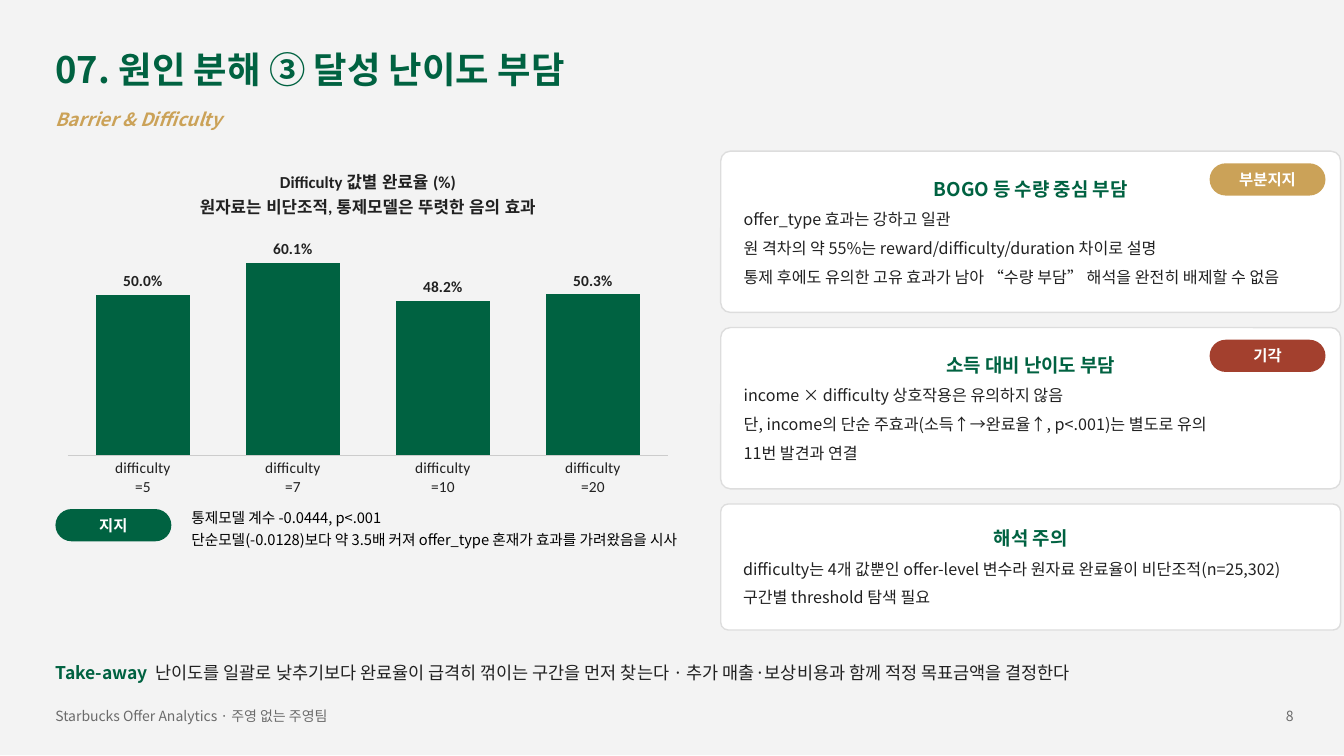
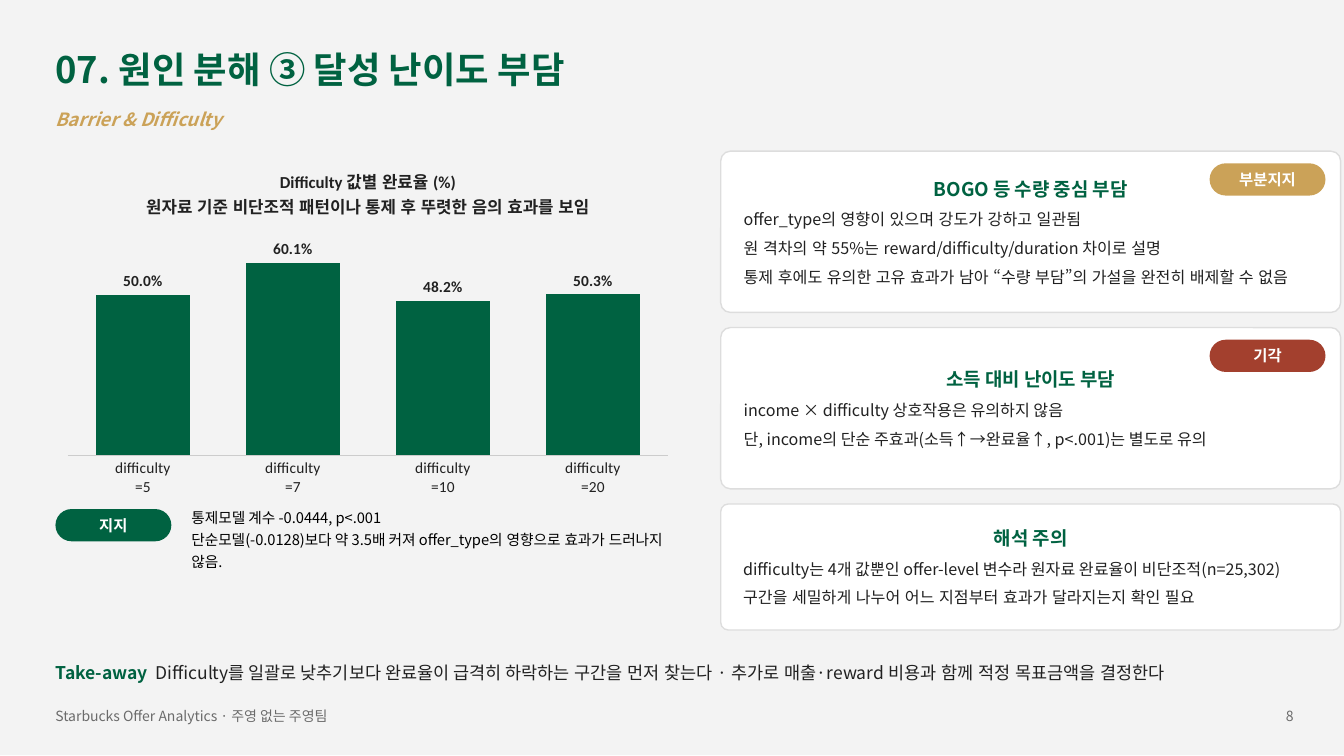
Before and after one commit to Sicheol-Pyo/ai-data-bootcamp, a slide deck: slide 8 of project_2/주영 없는 주영팀 Project2 발표자료.pptx. Drawn at 1344x756 pixels with LibreOffice and Linux fonts; fonts in the diff are those of the drawing. Boxes give left, top, right and bottom in pixels: in the first picture for what was removed or moved away, otherwise in the second. Text is boxed around its words. In the diff, an @@ line names an element or a change of style, - is before the commit and + after.

Commit message:
Project2 발표자료 및 대시보드 최종

```diff
--- a/project_2/주영 없는 주영팀 Project2 발표자료.pptx
+++ b/project_2/주영 없는 주영팀 Project2 발표자료.pptx
@@ column chart at (55, 151, 681, 504) @@
@@ title "Difficulty 값별 완료율 (%) 원자료는 비단조적, 통제모델은 뚜렷한 음의 효과" to "Difficulty 값별 완료율 (%) 원자료 기준 비단조적 패턴이나 통제 후 뚜렷한 음의 효과를 보임" @@
@@ text in rounded rectangle at (744, 211, 1082, 229): text changed @@
-offer_type 효과는 강하고 일관
+offer_type의 영향이 있으며 강도가 강하고 일관됨
@@ text in rounded rectangle at (744, 269, 1288, 285): text changed @@
-통제 후에도 유의한 고유 효과가 남아 “수량 부담” 해석을 완전히 배제할 수 없음
+통제 후에도 유의한 고유 효과가 남아 “수량 부담”의 가설을 완전히 배제할 수 없음
@@ text in rounded rectangle at (744, 445, 858, 461): paragraph removed @@
-11번 발견과 연결
@@ text at (191, 532, 663, 568): text changed @@
-단순모델(-0.0128)보다 약 3.5배 커져 offer_type 혼재가 효과를 가려왔음을 시사
+단순모델(-0.0128)보다 약 3.5배 커져 offer_type의 영향으로 효과가 드러나지 않음.
@@ text in rounded rectangle at (743, 589, 1195, 605): text changed @@
-구간별 threshold 탐색 필요
+구간을 세밀하게 나누어 어느 지점부터 효과가 달라지는지 확인 필요
@@ text at (55, 664, 1165, 683): text changed @@
-Take-away 난이도를 일괄로 낮추기보다 완료율이 급격히 꺾이는 구간을 먼저 찾는다 · 추가 매출·보상비용과 함께 적정 목표금액을 결정한다
+Take-away Difficulty를 일괄로 낮추기보다 완료율이 급격히 하락하는 구간을 먼저 찾는다 · 추가로 매출·reward 비용과 함께 적정 목표금액을 결정한다
```
Also in this commit, not shown: 6 other slides changed, 4 other files.
